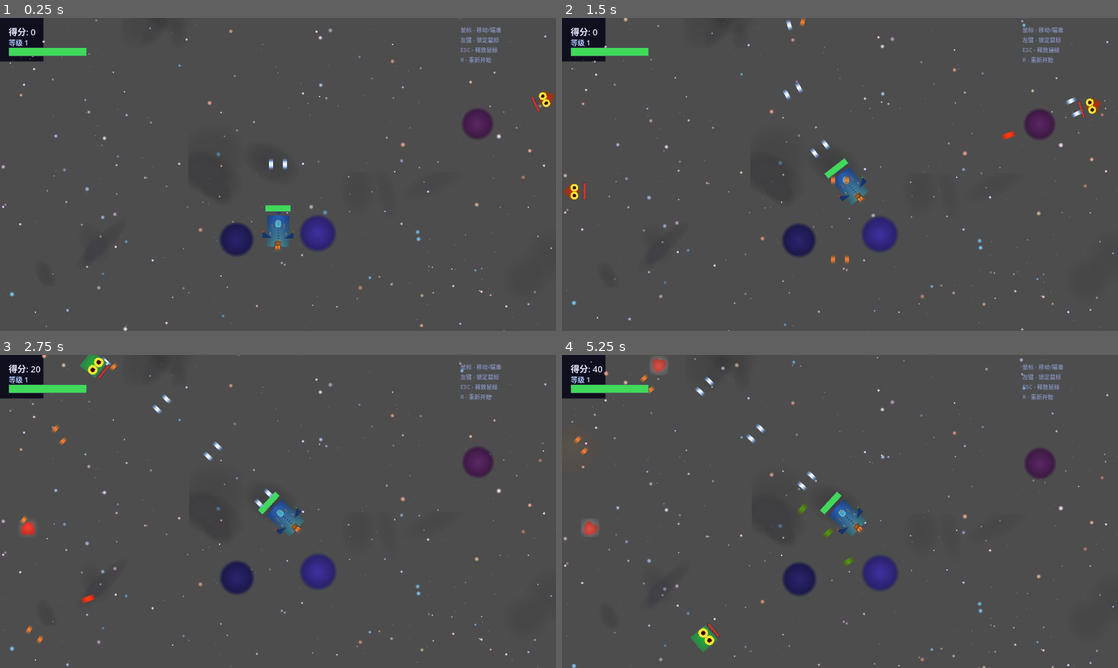
Above: before the commit, frames 1-4 (two rows, left to right).
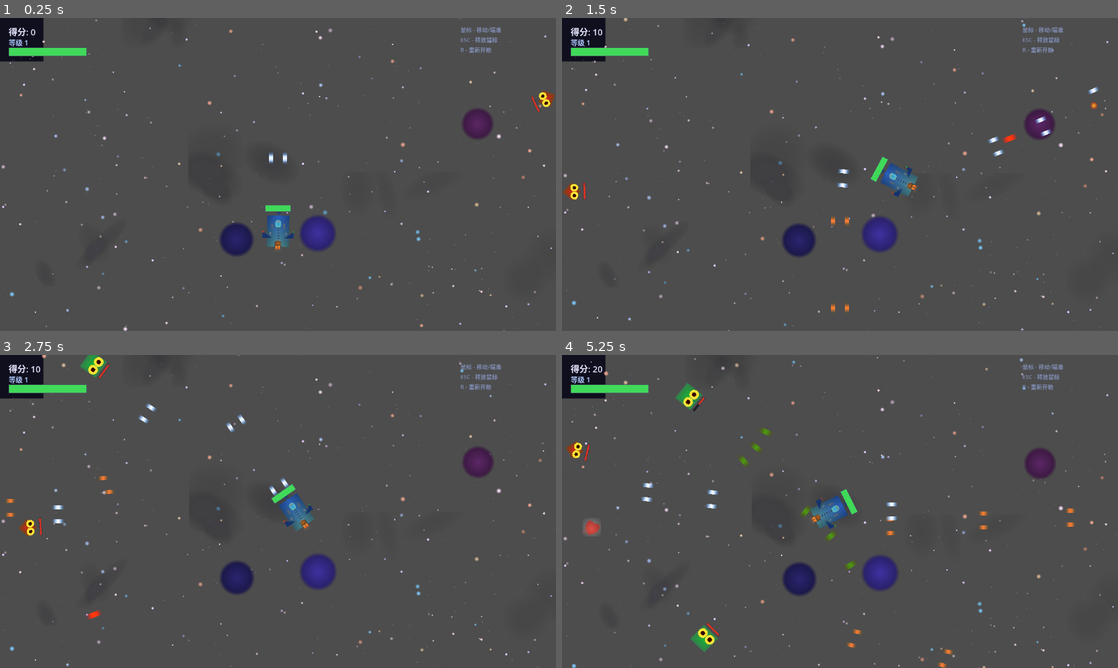
Above: after the commit, the same moments.

Repository: July-X/godot-game-one
Game: Godot game, scene res://scenes/main.tscn
Two runs of this game, one before a commit and one after it. Both use one fixed random seed, a clock stepped at 60 frames per second and the inputs below.
Inputs (mouse positions are in pixels of both pictures, inside the frame that each line leads up to):
- Up to frame 1 (0.25 s): no input
- Up to frame 2 (1.5 s): tap Enter at 0.5 s; move the mouse to (962, 158) at 0.52 s; tap R at 0.6, 1.35 s; click (962, 158) at 0.67 s; move the mouse to (812, 174) at 1.27 s; click (812, 174) at 1.42 s
- Up to frame 3 (2.75 s): move the mouse to (289, 505) at 2.02 s; tap R at 2.1 s; click (289, 505) at 2.17 s
- Up to frame 4 (5.25 s): move the mouse to (834, 517) at 2.77 s; tap R every 0.75 s from 2.85 to 5.1 s; click (834, 517) at 2.92 s; move the mouse to (878, 514) at 3.52 s; click (878, 514) at 3.67 s; move the mouse to (795, 508) at 4.27 s; click (795, 508) at 4.42 s; move the mouse to (845, 511) at 5.02 s; click (845, 511) at 5.17 s

The runs differ from the first frame. In frame 1, 0.3% of the frame differs, in the area x 48-90%, y 6-49%; in frame 2, 1.9%; in frame 3, 1.8%; in frame 4, 2.4%, in the area x 0-93%, y 0-100%.

Commit message:
fix: 取消鼠标左键锁定+子弹速度600→660(+10%)+更新操作说明

Diff:
--- a/scenes/ui/hud.tscn
+++ b/scenes/ui/hud.tscn
@@ -68,7 +68,6 @@
 theme_override_font_sizes/font_size = 13
 theme_override_colors/font_color = Color(0.5, 0.55, 0.7, 1.0)
 text = "鼠标 - 移动/瞄准
-左键 - 锁定鼠标
 ESC - 释放鼠标
 R - 重新开始"
 
--- a/scripts/player.gd
+++ b/scripts/player.gd
@@ -56,9 +56,6 @@
 		var target_pitch: float = -event.relative.y * mouse_sensitivity
 		_yaw_velocity = lerp(_yaw_velocity, target_yaw, mouse_smoothing)
 		_pitch_velocity = lerp(_pitch_velocity, target_pitch, mouse_smoothing)
-	if event is InputEventMouseButton and event.pressed and event.button_index == MOUSE_BUTTON_LEFT:
-		if Input.mouse_mode == Input.MOUSE_MODE_VISIBLE:
-			Input.mouse_mode = Input.MOUSE_MODE_CAPTURED
 
 func _physics_process(delta: float) -> void:
 	if not GameState.game_running:
@@ -173,7 +170,7 @@
 		var offset: Vector2 = perp * positions[i]
 		var bullet := _bullet_scene.instantiate()
 		get_tree().current_scene.add_child(bullet)
-		bullet.setup(global_position + engine_offset + offset, base_angle, GameState.get_bullet_damage(), true, level)
+		bullet.setup(global_position + engine_offset + offset, base_angle, GameState.get_bullet_damage(), true, level, 660.0)
 
 	if _muzzle_flash:
 		_muzzle_flash.visible = true
